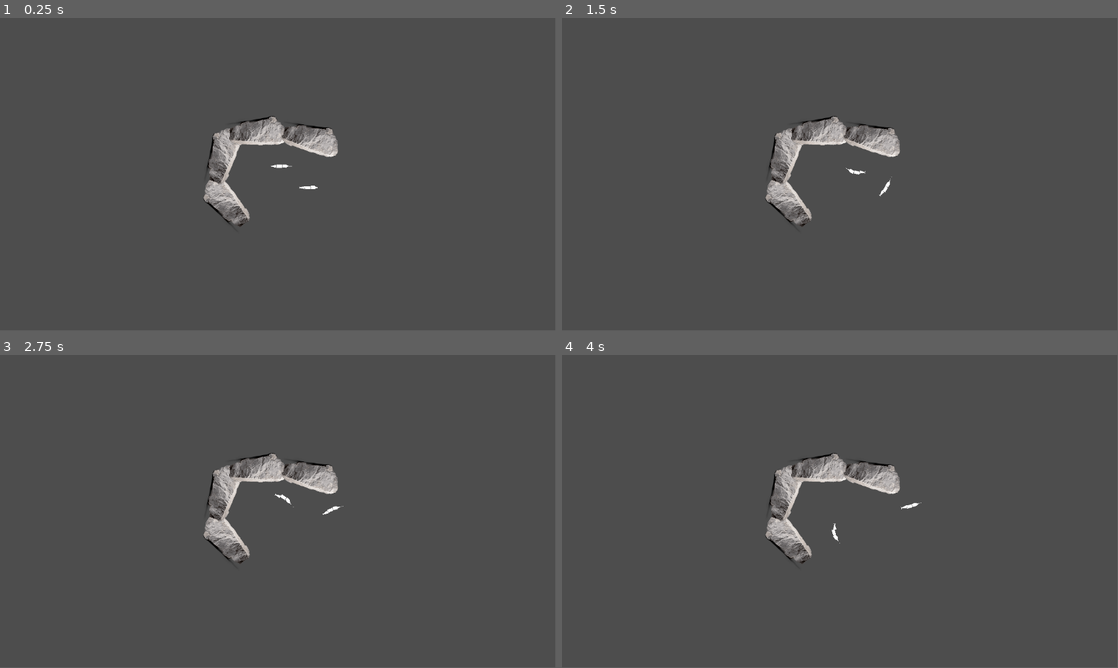
Above: before the commit, frames 1-4 (two rows, left to right).
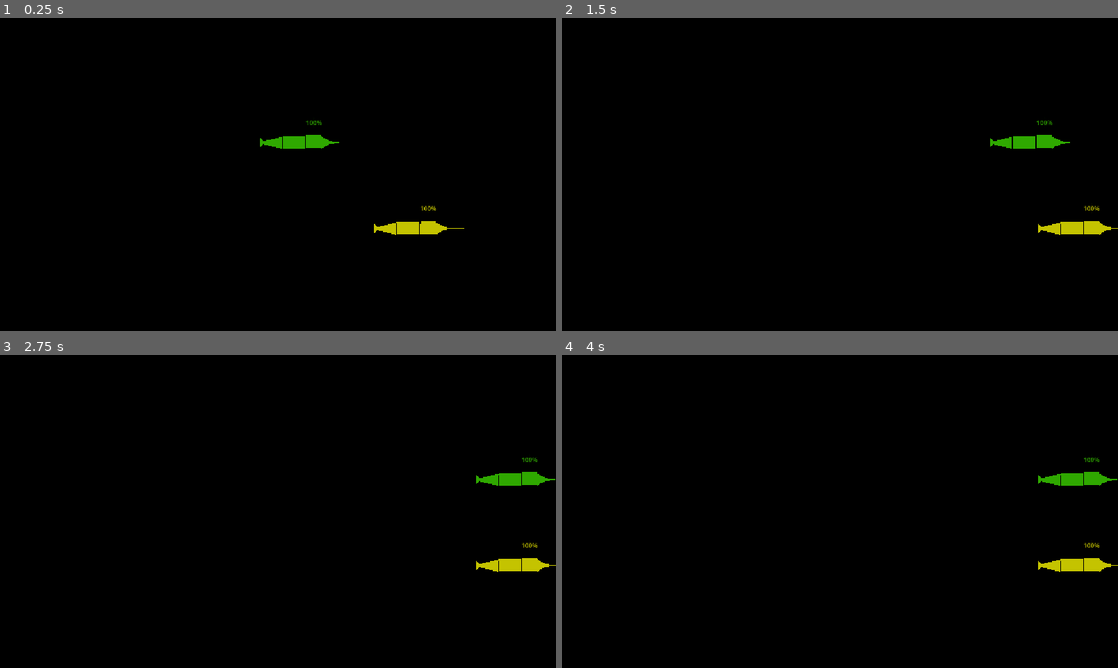
Above: after the commit, the same moments.

Repository: Monk135/FishedUp
Game: Godot game, scene res://scenes/Maps/gym.tscn
Two runs of this game, one before a commit and one after it. Both use one fixed random seed, a clock stepped at 60 frames per second and the inputs below. The project has no main scene, so this scene is started directly.
Inputs:
- Up to frame 1 (0.25 s): no input
- Up to frame 2 (1.5 s): hold D (move_right_p1) 0.53-1.28 s; tap Down (move_down_p2) at 0.6 s; tap Left (move_left_p2) at 0.8, 1.35 s; hold S (move_down_p1) from 1.28 s (still down)
- Up to frame 3 (2.75 s): tap Right (move_right_p2) at 1.55, 2.1 s; release S (move_down_p1) at 2.03 s; hold D (move_right_p1) from 2.03 s (still down); tap Up (move_up_p2) at 2.3 s
- Up to frame 4 (4 s): release D (move_right_p1) at 2.78 s; hold W (move_up_p1) 2.78-3.53 s; tap Up (move_up_p2) at 2.85 s; tap Down (move_down_p2) at 3.05, 3.6 s; hold A (move_left_p1) from 3.53 s (still down); tap Left (move_left_p2) at 3.8 s
In our replay, the window is 799x449 before the commit and 800x450 after it. These sizes can differ from the game's own. Grey fills any space a smaller window leaves; there, only what the larger window draws over its background counts as a difference.

The runs differ from the first frame. In frame 1, 100% of the frame differs, in the area x 0-100%, y 0-100%; in frame 2, 100%; in frame 3, 100%; in frame 4, 100%.

Commit message:
Updated Controller 3C & Health + Knockback

Diff:
--- a/project.godot
+++ b/project.godot
@@ -13,6 +13,12 @@
 config/name="Fished Up"
 config/features=PackedStringArray("4.5", "Forward Plus")
 config/icon="res://icon.svg"
+
+[display]
+
+window/size/mode=3
+window/stretch/mode="canvas_items"
+window/stretch/aspect="expand"
 
 [input]
 
--- /dev/null
+++ b/scenes/Maps/gym.gd
@@ -0,0 +1,30 @@
+extends Node2D
+
+
+# Called when the node enters the scene tree for the first time.
+func _ready() -> void:
+	pass # Replace with function body.
+
+
+# Called every frame. 'delta' is the elapsed time since the previous frame.
+func _process(delta: float) -> void:
+	pass
+
+func _create_walls() -> void:
+	var size := get_viewport_rect().size
+	var thickness := 50.0
+
+	_add_wall(Vector2(size.x / 2, -thickness / 2), size.x, thickness)
+	_add_wall(Vector2(size.x / 2, size.y + thickness / 2), size.x, thickness)
+	_add_wall(Vector2(-thickness / 2, size.y / 2), thickness, size.y)
+	_add_wall(Vector2(size.x + thickness / 2, size.y / 2), thickness, size.y)
+
+func _add_wall(pos: Vector2, width: float, height: float) -> void:
+	var body := StaticBody2D.new()
+	body.position = pos
+	var col := CollisionShape2D.new()
+	var shape := RectangleShape2D.new()
+	shape.size = Vector2(width, height)
+	col.shape = shape
+	body.add_child(col)
+	add_child(body)
--- a/scenes/Maps/gym.tscn
+++ b/scenes/Maps/gym.tscn
@@ -1,33 +1,62 @@
-[gd_scene load_steps=3 format=3 uid="uid://x7pnoqujujxs"]
+[gd_scene load_steps=4 format=3 uid="uid://x7pnoqujujxs"]
 
 [ext_resource type="PackedScene" uid="uid://b184xgi2m7edi" path="res://scenes/characters/fish.tscn" id="1_mosdk"]
-[ext_resource type="PackedScene" uid="uid://bl6spa5qvonta" path="res://scenes/terrain/rock01.tscn" id="2_x2dp0"]
+
+[sub_resource type="PlaceholderTexture2D" id="PlaceholderTexture2D_x2dp0"]
+
+[sub_resource type="RectangleShape2D" id="RectangleShape2D_mosdk"]
 
 [node name="Gym" type="Node2D"]
 
+[node name="BlueWaterShotFromTopWallpaperFreePhoto" type="Sprite2D" parent="."]
+modulate = Color(0, 0, 0, 1)
+position = Vector2(602, 358)
+scale = Vector2(1834.222, 1298.5928)
+texture = SubResource("PlaceholderTexture2D_x2dp0")
+
 [node name="Fish" parent="." instance=ExtResource("1_mosdk")]
+modulate = Color(0.1861873, 0.6587565, 0, 1)
 position = Vector2(632, 244)
+joypad_id = 1
 
 [node name="Fish2" parent="." instance=ExtResource("1_mosdk")]
+modulate = Color(0.76783806, 0.7648956, 0, 1)
 position = Vector2(928, 466)
 player_id = 2
+joypad_id = 0
 
 [node name="Camera2D" type="Camera2D" parent="."]
 position = Vector2(578, 326)
-zoom = Vector2(0.2, 0.2)
+zoom = Vector2(0.8, 0.8)
 
-[node name="Node2D" parent="." instance=ExtResource("2_x2dp0")]
-position = Vector2(37.00003, 625)
-rotation = 0.78045565
+[node name="StaticBody2D" type="StaticBody2D" parent="."]
+position = Vector2(-205, 316)
 
-[node name="Node2D2" parent="." instance=ExtResource("2_x2dp0")]
-position = Vector2(5.0000305, 123)
-rotation = 1.78698
+[node name="CollisionShape2D" type="CollisionShape2D" parent="StaticBody2D"]
+scale = Vector2(6.08683, 57.3454)
+shape = SubResource("RectangleShape2D_mosdk")
 
-[node name="Node2D3" parent="." instance=ExtResource("2_x2dp0")]
-position = Vector2(372.99997, -113.99997)
-rotation = 2.9981446
+[node name="StaticBody2D3" type="StaticBody2D" parent="."]
+position = Vector2(571, 788)
+rotation = -1.5707964
+scale = Vector2(-0.9595231, 1.285359)
 
-[node name="Node2D4" parent="." instance=ExtResource("2_x2dp0")]
-position = Vector2(927.00006, -45)
-rotation = 3.301949
+[node name="CollisionShape2D" type="CollisionShape2D" parent="StaticBody2D3"]
+scale = Vector2(6.08683, 57.3454)
+shape = SubResource("RectangleShape2D_mosdk")
+
+[node name="StaticBody2D4" type="StaticBody2D" parent="."]
+position = Vector2(569, -142.99994)
+rotation = -1.5707964
+scale = Vector2(-0.9595231, 1.285359)
+
+[node name="CollisionShape2D" type="CollisionShape2D" parent="StaticBody2D4"]
+scale = Vector2(6.08683, 57.3454)
+shape = SubResource("RectangleShape2D_mosdk")
+
+[node name="StaticBody2D2" type="StaticBody2D" parent="."]
+position = Vector2(1358, 344)
+
+[node name="CollisionShape2D" type="CollisionShape2D" parent="StaticBody2D2"]
+scale = Vector2(6.08683, 57.3454)
+shape = SubResource("RectangleShape2D_mosdk")
--- a/scenes/characters/fish.tscn
+++ b/scenes/characters/fish.tscn
@@ -20,30 +20,25 @@
 
 [node name="Fish" type="CharacterBody2D"]
 script = ExtResource("1_0akro")
+thrust_force = 1000.0
+passive_thrust = 1800.0
+max_speed = 2800.0
 
 [node name="PhysicsShape" type="CollisionShape2D" parent="."]
 position = Vector2(-15.000006, 0)
 scale = Vector2(4.919999, 1)
 shape = SubResource("CapsuleShape2D_07rn3")
 
-[node name="BillVisual" type="Polygon2D" parent="."]
-polygon = PackedVector2Array(19, 17, 29, 9, 41, 4, 57, 1, 104, 0, 57, -1, 41, -5, 29, -11, 19, -17)
-
-[node name="HeadVisual" type="Polygon2D" parent="."]
-position = Vector2(-1, 3)
-polygon = PackedVector2Array(-19.144556, 13.672983, 20, 14, 20, -20, 0.13476563, -20, -19, -20)
-
-[node name="BodyVisual" type="Polygon2D" parent="."]
-position = Vector2(0, 1)
-polygon = PackedVector2Array(-21, -17, -77, -17, -77, 15, -21, 15)
-
-[node name="TailVisual" type="Polygon2D" parent="."]
-polygon = PackedVector2Array(-77, -16, -126, -4, -135, -13, -135, 13, -127, 4, -78, 16)
-
 [node name="BillArea" type="Area2D" parent="."]
 
 [node name="CollisionShape2D" type="CollisionShape2D" parent="BillArea"]
 position = Vector2(60.5, 0)
+scale = Vector2(1, 2.9200008)
+shape = SubResource("RectangleShape2D_0akro")
+
+[node name="CollisionShape2D2" type="CollisionShape2D" parent="BillArea"]
+position = Vector2(26, 0)
+scale = Vector2(0.18633734, 8.613843)
 shape = SubResource("RectangleShape2D_0akro")
 
 [node name="HeadArea" type="Area2D" parent="."]
@@ -63,3 +58,23 @@
 [node name="CollisionShape2D" type="CollisionShape2D" parent="TailArea"]
 position = Vector2(-108, 0)
 shape = SubResource("RectangleShape2D_juify")
+
+[node name="BillVisual" type="Polygon2D" parent="."]
+polygon = PackedVector2Array(19, 17, 29, 9, 41, 4, 57, 1, 104, 0, 57, -1, 41, -5, 29, -11, 19, -17)
+
+[node name="HeadVisual" type="Polygon2D" parent="."]
+position = Vector2(-1, 3)
+polygon = PackedVector2Array(-19.144556, 13.672983, 20, 14, 20, -20, 0.13476563, -20, -19, -20)
+
+[node name="BodyVisual" type="Polygon2D" parent="."]
+position = Vector2(0, 1)
+polygon = PackedVector2Array(-21, -17, -77, -17, -77, 15, -21, 15)
+
+[node name="TailVisual" type="Polygon2D" parent="."]
+polygon = PackedVector2Array(-77, -16, -126, -4, -135, -13, -135, 13, -127, 4, -78, 16)
+
+[node name="HealthBar" type="ProgressBar" parent="."]
+offset_left = -1.0
+offset_top = -66.0
+offset_right = 3.0
+offset_bottom = -39.0
--- a/scripts/fish_player.gd
+++ b/scripts/fish_player.gd
@@ -1,6 +1,11 @@
 extends CharacterBody2D
 
 @export var player_id: int = 1
+@export var joypad_id: int = -1  # -1 = keyboard, 0+ = joypad
+
+var hit_flash_timer: float = 0.0
+@export var hit_flash_duration: float = 0.2
+var player_color: Color = Color.WHITE
 
 @export var turn_speed: float = 10.0
 @export var thrust_force: float = 2200.0
@@ -17,6 +22,18 @@
 
 @export var angular_damping: float = 0.99
 @export var max_rotation_speed: float = 1.0  # degrees per second
+
+@export var max_health: float = 100.0
+@export var invulnerability_duration: float = 1.0
+@export var min_damage: float = 10.0
+@export var max_damage: float = 60.0
+@export var knockback_force: float = 600.0
+
+var health: float = 100.0
+var invulnerable_timer: float = 0.0
+
+@onready var health_bar: ProgressBar = $HealthBar
+
 
 var angular_velocity: float = 0.0
 
@@ -51,6 +68,12 @@
 
 	bill_area.area_entered.connect(_on_bill_area_entered)
 
+	health_bar.max_value = max_health
+	health_bar.value = health
+	health_bar.show_behind_parent = true
+
+	print(Input.get_connected_joypads())
+
 
 
 # already added bill_area.add_to_group("bill") above
@@ -58,22 +81,41 @@
 func _on_bill_area_entered(area: Area2D) -> void:
 	if area.is_in_group("hittable"):
 		var other_fish: Node = area.get_parent()
-		if other_fish != self:
-			other_fish.die()
+		if other_fish == self:
+			return
+		var impact_speed := velocity.length()
+		var knockback_dir: Vector2 = (other_fish.global_position - global_position).normalized()
+		other_fish.velocity += knockback_dir * knockback_force
+		other_fish.take_hit(impact_speed, knockback_dir)
 
 	elif area.is_in_group("bill"):
 		var other_fish: Node = area.get_parent()
 		if other_fish == self:
 			return
-		# Push both fish away from each other
 		var push_dir: Vector2 = (global_position - other_fish.global_position).normalized()
-		var push_strength: float = 600.0
-		velocity += push_dir * push_strength
-		other_fish.velocity += -push_dir * push_strength
+		velocity += push_dir * knockback_force
+		other_fish.velocity += -push_dir * knockback_force
 
 func die() -> void:
 	print("Player %d died!" % player_id)
 	queue_free()
+
+func take_hit(impact_speed: float, _knockback_dir: Vector2) -> void:
+	if invulnerable_timer > 0.0:
+		return
+
+	var t: float = clamp(impact_speed / max_speed, 0.0, 1.0)
+	var damage: float = lerp(min_damage, max_damage, t)
+
+	health -= damage
+	invulnerable_timer = invulnerability_duration
+	health_bar.value = health
+	hit_flash_timer = hit_flash_duration
+	_flash_red()
+
+	if health <= 0.0:
+		die()
+
 
 func _physics_process(delta: float) -> void:
 	var input := _get_input()
@@ -81,19 +123,73 @@
 	_update_chain()
 	_update_visuals()
 
+	if invulnerable_timer > 0.0:
+		invulnerable_timer -= delta
+
+	if hit_flash_timer > 0.0:
+		hit_flash_timer -= delta
+	if hit_flash_timer <= 0.0:
+		_reset_color()
+
 func _get_input() -> Vector2:
-	if player_id == 1:
+	if joypad_id >= 0:
 		return Vector2(
-			Input.get_axis("move_left_p1", "move_right_p1"),
-			Input.get_axis("move_up_p1", "move_down_p1")
+			Input.get_joy_axis(joypad_id, JOY_AXIS_LEFT_X),
+			Input.get_joy_axis(joypad_id, JOY_AXIS_LEFT_Y)
 		)
-	else:
-		return Vector2(
-			Input.get_axis("move_left_p2", "move_right_p2"),
-			Input.get_axis("move_up_p2", "move_down_p2")
-		)
+	match player_id:
+		1:
+			return Vector2(
+				Input.get_axis("move_left_p1", "move_right_p1"),
+				Input.get_axis("move_up_p1", "move_down_p1")
+			)
+		_:
+			return Vector2(
+				Input.get_axis("move_left_p2", "move_right_p2"),
+				Input.get_axis("move_up_p2", "move_down_p2")
+			)
+
+func _flash_red() -> void:
+	for child in get_children():
+		if child is Polygon2D:
+			child.color = Color.RED
+
+func _reset_color() -> void:
+	for child in get_children():
+		if child is Polygon2D:
+			child.color = player_color
+
+func _handle_joypad_movement(input: Vector2, delta: float) -> void:
+	if input.length() > 0.15:
+		var target_angle := input.angle()
+		var angle_diff: float = angle_difference(head_angle, target_angle)
+		# Scale force by how far off we are — prevents overshoot oscillation
+		angular_velocity += angle_diff * turn_speed * 0.1 * delta
+
+	var is_boosting: bool = Input.is_joy_button_pressed(joypad_id, JOY_BUTTON_A)
+	var forward := Vector2(cos(head_angle), sin(head_angle))
+	var thrust := passive_thrust
+	if is_boosting:
+		thrust += thrust_force
+	velocity += forward * thrust * delta
+
+	angular_velocity *= angular_damping
+	angular_velocity = clamp(angular_velocity, deg_to_rad(-max_rotation_speed), deg_to_rad(max_rotation_speed))
+	head_angle += angular_velocity
+
+	velocity = velocity.limit_length(max_speed)
+	velocity *= damping
+
+	var collision := move_and_collide(velocity * delta)
+	if collision:
+		velocity = velocity.bounce(collision.get_normal()) * 0.5
 
 func _handle_movement(input: Vector2, delta: float) -> void:
+	if joypad_id >= 0:
+		_handle_joypad_movement(input, delta)
+		return
+
+	# ... rest of your existing keyboard handling unchanged
 	if abs(input.x) > 0.1:
 		angular_velocity += deg_to_rad(turn_speed * input.x * delta)
 
Empty file added: scenes/Maps/camera_2d.gd
Not shown, added: scenes/Maps/camera_2d.gd.uid
Not shown, added: scenes/Maps/gym.gd.uid
Binary file added: scenes/terrain/blue-water-shot-from-top-wallpaper-free-photo.jpg
Not shown, added: scenes/terrain/blue-water-shot-from-top-wallpaper-free-photo.jpg.import
Not shown, added: scenes/Maps/gym.tscn5055088219.tmp
Not shown, added: scenes/Maps/gym.tscn5065150643.tmp
Not shown, added: scenes/Maps/gym.tscn5092520277.tmp
Not shown, added: scenes/Maps/gym.tscn5141643294.tmp
Not shown, added: scenes/Maps/gym.tscn5174321483.tmp
Not shown, added: scenes/Maps/gym.tscn5225064755.tmp
